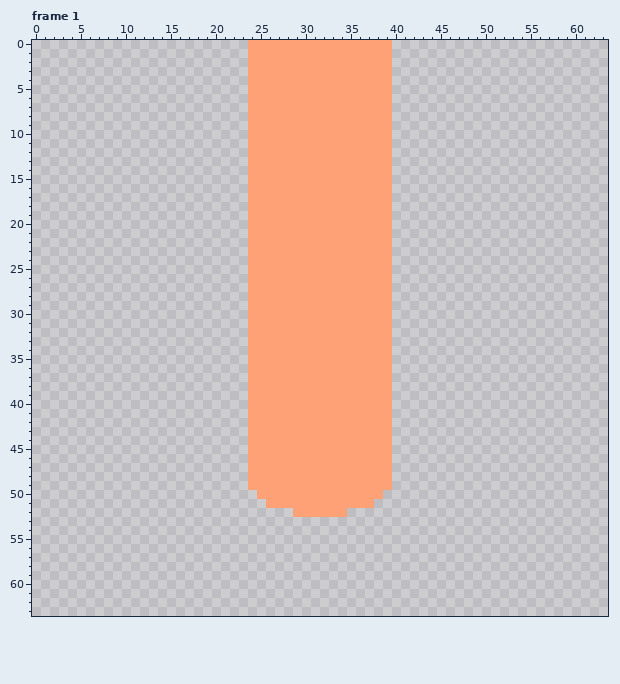
File history of a pixel-art file, assets/satanicCircle.ase. The picture above is the old version.
64x64 pixels, 5 frames. Shown: frame 1. The commit also changed other frames, which this record leaves out.
New version:
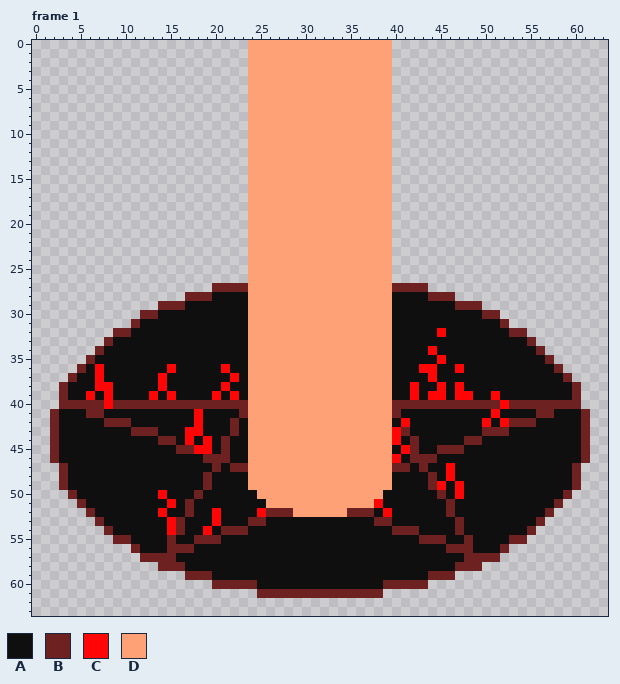
Palette (. is transparent): A #0f0f0f  B #6e2121  C #ff0505  D #fea177
Diff:
layer "satanicCircle" now shown
layer "Layer 2" now shown
Frame 1, layers "Layer 2", "satanicCircle":
y 27: x 20..23 .... -> BBBB; x 40..43 .... -> BBBB
y 28: x 17..23 ....... -> BBBAAAA; x 40..46 ....... -> AAAABBB
y 29: x 14..23 .......... -> BBBAAAAAAA; x 40..49 .......... -> AAAAAAABBB
y 30: x 12..23 ............ -> BBAAAAAAAAAA; x 40..51 ............ -> AAAAAAAAAABB
y 31: x 11..23 ............. -> BAAAAAAAAAAAA; x 40..52 ............. -> AAAAAAAAAAAAB
y 32: x 9..23 ............... -> BBAAAAAAAAAAAAA; x 40..54 ............... -> AAAAACAAAAAAABB
y 33: x 8..23 ................ -> BAAAAAAAAAAAAAAA; x 40..55 ................ -> AAAAAAAAAAAAAAAB
y 34: x 7..23 ................. -> BAAAAAAAAAAAAAAAA; x 40..56 ................. -> AAAACAAAAAAAAAAAB
y 35: x 6..23 .................. -> BAAAAAAAAAAAAAAAAA; x 40..57 .................. -> AAAAACAAAAAAAAAAAB
y 36: x 5..23 ................... -> BACAAAAAAACAAAAACAA; x 40..58 ................... -> AAACCAACAAAAAAAAAAB
y 37: x 4..23 .................... -> BAACAAAAAACAAAAAAACA; x 40..59 .................... -> AAAACAAAAAAAAAAAAAAB
y 38: x 3..23 ..................... -> BAAACCAAAAACAAAAAACAA; x 40..60 ..................... -> AACAACACAAAAAAAAAAAAB
y 39: x 3..23 ..................... -> BAACACAAAACACAAAACACA; x 40..60 ..................... -> AACACCACCAACAAAAAAAAB
y 40: x 3..23 ..................... -> BBBBBCBBBBBBBBBBBBBBB; x 40..60 ..................... -> BBBBBBBBBBBBCBBBBBBBB
y 41: x 2..23 ...................... -> BAAABBAAAAAAAAAACAAAAB; x 40..61 ...................... -> BAAAAAAAAAACAAAABBAAAB
y 42: x 2..23 ...................... -> BAAAAABBBAAAAAAACAAABA; x 40..61 ...................... -> ACAAAAAAAACACBBBAAAAAB
y 43: x 2..23 ...................... -> BAAAAAAAABBBAAACCAAABA; x 40..61 ...................... -> CBAAAAAAAABBBAAAAAAAAB
y 44: x 2..23 ...................... -> BAAAAAAAAAAABBACACABAA; x 40..61 ...................... -> CABAAAAABBAAAAAAAAAAAB
y 45: x 2..23 ...................... -> BAAAAAAAAAAAAABBCCABAA; x 40..61 ...................... -> ACBAABBBAAAAAAAAAAAAAB
y 46: x 2..23 ...................... -> BAAAAAAAAAAAAAAAABBBAA; x 40..61 ...................... -> CABBBAAAAAAAAAAAAAAAAB
y 47: x 3..23 ..................... -> BAAAAAAAAAAAAAAAABABB; x 40..60 ..................... -> BBABAACAAAAAAAAAAAAAB
y 48: x 3..23 ..................... -> BAAAAAAAAAAAAAAABAAAA; x 40..60 ..................... -> AAAABACAAAAAAAAAAAAAB
y 49: x 3..23 ..................... -> BAAAAAAAAAAAAAAABAAAA; x 40..60 ..................... -> AAAABCACAAAAAAAAAAAAB
y 50: x 4..24 ..................... -> BAAAAAAAAACAAABAAAAAA; x 39..59 ..................... -> AAAAAABACAAAAAAAAAAAB
y 51: x 5..25 ..................... -> BAAAAAAAAACABAAAAAAAA; x 38..58 ..................... -> CAAAAAAABAAAAAAAAAAAB
y 52: x 6..28 ....................... -> BAAAAAAACAABAACAAAACBBB; x 35..57 ....................... -> BBBACAAAAAABAAAAAAAAAAB
y 53: x 7..56 .................................................. -> BAAAAAAACBAAACAAABBAAAAAAAAAAAABBAAAAAAABAAAAAAAAB
y 54: x 8..55 ................................................ -> BAAAAAACBAACABBBAAAAAAAAAAAAAAAABBBAAAABAAAAAAAB
y 55: x 9..54 .............................................. -> BBAAAABAABBBAAAAAAAAAAAAAAAAAAAAAABBBAABAAAABB
y 56: x 11..52 .......................................... -> BAAABBBAAAAAAAAAAAAAAAAAAAAAAAAAAAABBBAAAB
y 57: x 12..51 ........................................ -> BBBBAAAAAAAAAAAAAAAAAAAAAAAAAAAAAAAABBBB
y 58: x 14..49 .................................... -> BBBAAAAAAAAAAAAAAAAAAAAAAAAAAAAAABBB
y 59: x 17..46 .............................. -> BBBAAAAAAAAAAAAAAAAAAAAAAAABBB
y 60: x 20..43 ........................ -> BBBBBAAAAAAAAAAAAAABBBBB
y 61: x 25..38 .............. -> BBBBBBBBBBBBBB
Where, in picture pixels (left, top, right, bottom), the same in both pictures:
added: (50, 283, 590, 598)
